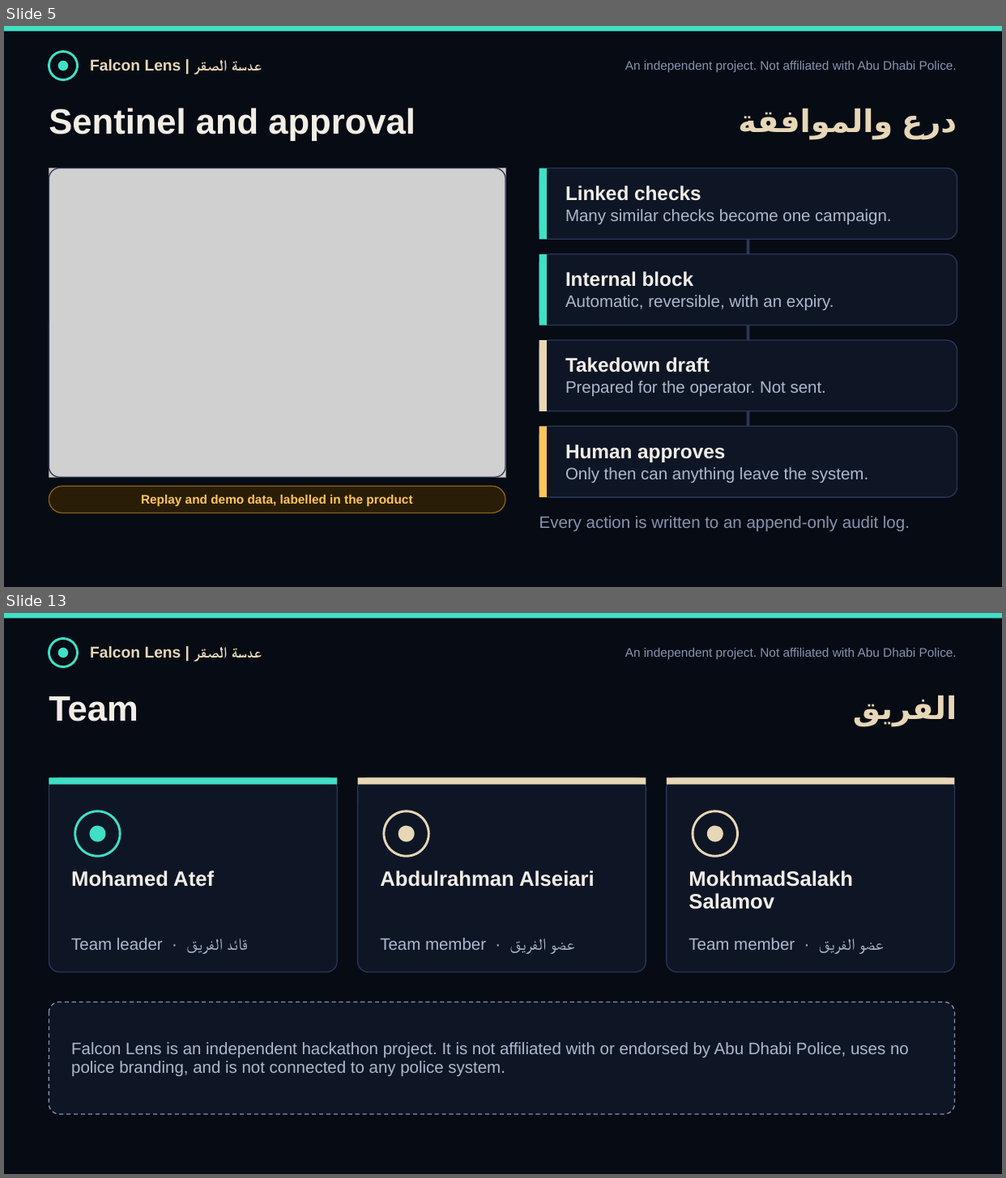
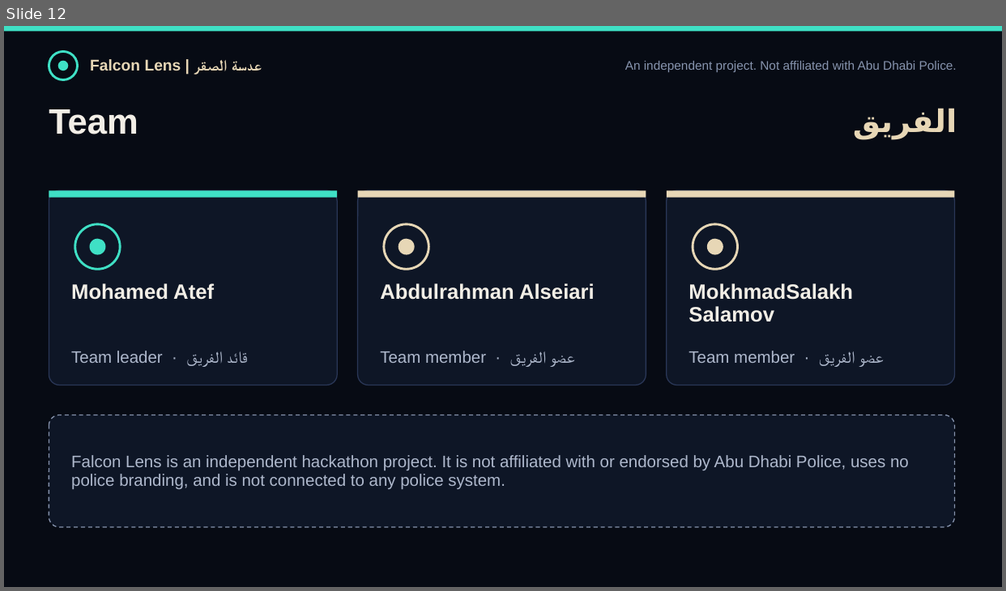
Before and after one commit to Muhammadatef/falcon-lens, a slide deck: submission/FalconLens_ScamShield.pptx. Shown one above the other, each under a label of ours: slides 5 and 13 before the commit, slide 12 after it; the slides between them are not shown. The pictures are 1006x1178 and 1006x591 pixels, drawn with LibreOffice and Linux fonts; fonts in the diff are those of the drawing; grey boxes stand for pictures. Boxes give left, top, right and bottom in pixels: in the first picture for what was removed or moved away, otherwise in the second. Text is boxed around its words. In the diff, an @@ line names an element or a change of style, - is before the commit and + after.

```diff
--- a/submission/FalconLens_ScamShield.pptx
+++ b/submission/FalconLens_ScamShield.pptx
@@ slide 5 removed at (4,26,1002,587), background #070B14 @@
@@ rectangle removed at (4,26,1002,31) @@
@@ ellipse removed at (49,51,78,80) @@
@@ ellipse removed at (58,61,68,71) @@
@@ text removed at (90,59,262,71) @@
-Falcon Lens | عدسة الصقر
@@ text removed at (625,61,957,72) @@
-An independent project. Not affiliated with Abu Dhabi Police.
@@ text removed at (49,108,415,141) @@
-Sentinel and approval
@@ text removed at (901,116,957,139) @@
-درع والموافقة
@@ picture removed at (49,169,505,477) @@
@@ rounded rectangle removed at (49,169,505,477) @@
@@ rounded rectangle removed at (539,169,957,239) @@
@@ rectangle removed at (539,169,547,239) @@
@@ text removed at (565,186,891,225) @@
-Linked checks
-Many similar checks become one campaign.
@@ rectangle removed at (747,239,750,254) @@
@@ rounded rectangle removed at (539,254,957,326) @@
@@ rectangle removed at (539,254,547,326) @@
@@ text removed at (565,271,834,311) @@
-Internal block
-Automatic, reversible, with an expiry.
@@ rounded rectangle removed at (539,340,957,412) @@
@@ rectangle removed at (539,340,547,412) @@
@@ rectangle removed at (747,326,750,340) @@
@@ text removed at (565,357,826,397) @@
-Takedown draft
-Prepared for the operator. Not sent.
@@ rectangle removed at (747,412,750,426) @@
@@ rounded rectangle removed at (539,426,957,497) @@
@@ rectangle removed at (539,426,547,497) @@
@@ text removed at (565,445,868,483) @@
-Human approves
-Only then can anything leave the system.
@@ rounded rectangle removed at (49,486,505,514) @@
@@ text removed at (141,495,412,506) @@
-Replay and demo data, labelled in the product
@@ text removed at (539,516,910,532) @@
-Every action is written to an append-only audit log.
@@ what was slide 13 is now slide 12 @@
```
Also in this commit, not shown: 1 slide changed, 11 slides added, 11 other slides removed, 16 other files.
